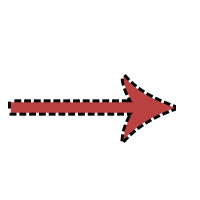
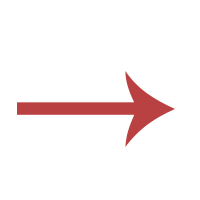
Layered file, before and after one edit (200 x 200). Changes by layer:
painted on "Shape 1" over (10, 71, 175, 147)
